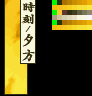
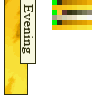
The second w=92, h=96 image is a revision of the first. Changes to its layers:
painted on "TIME_02_0_0" over [21, 2, 35, 62]
